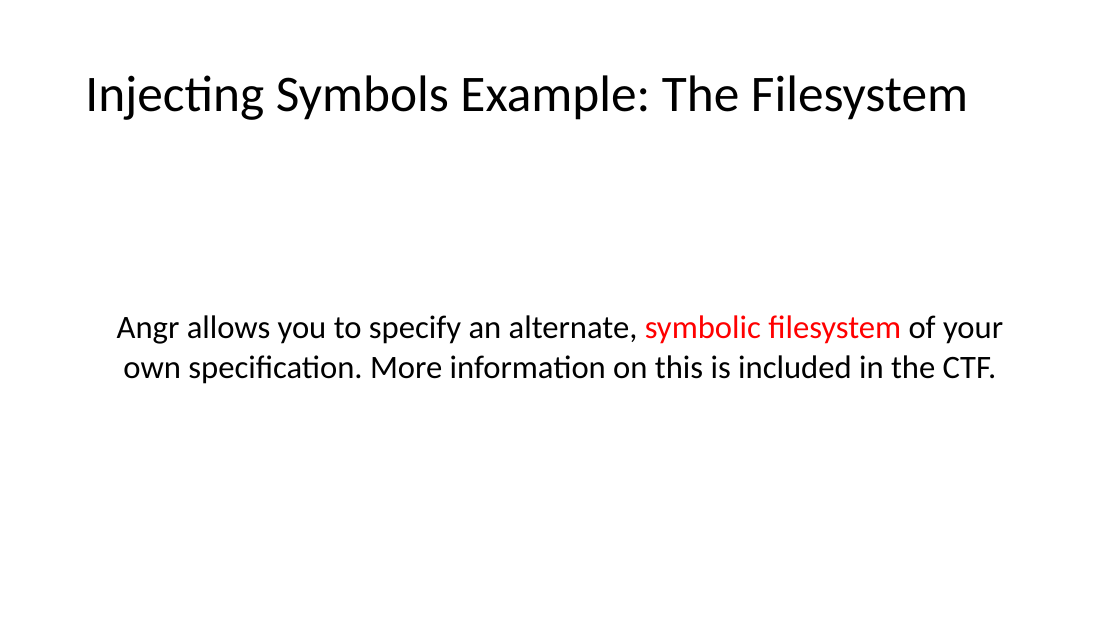
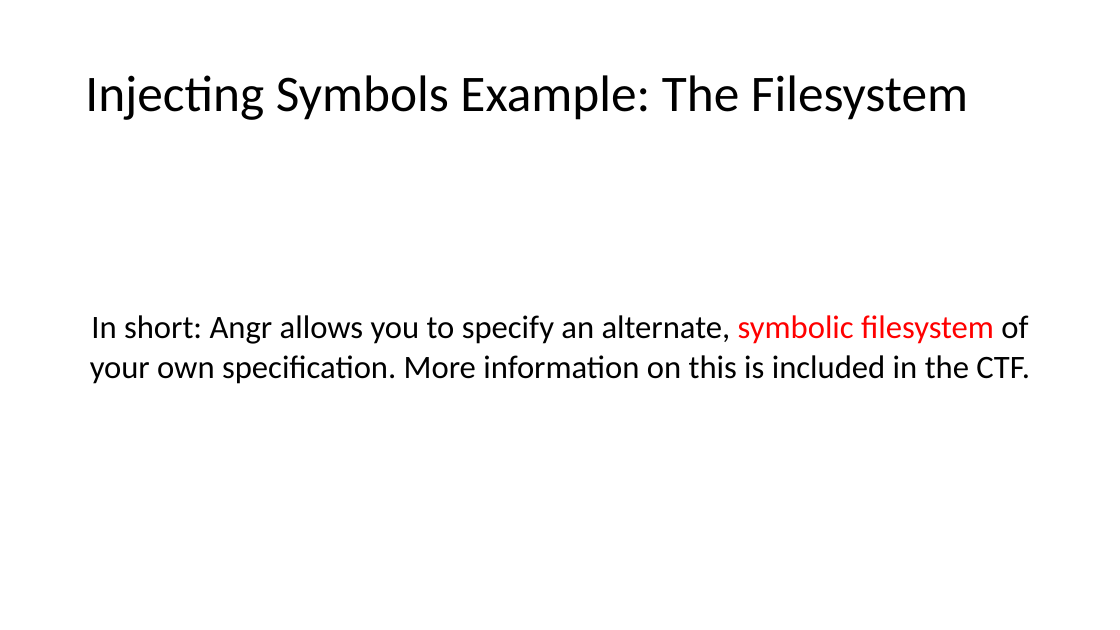
Before and after one commit to jakespringer/angr_ctf, a slide deck: slide 70 of SymbolicExecution.pptx. Drawn at 1120x630 pixels with LibreOffice and Linux fonts; fonts in the diff are those of the drawing. Boxes give left, top, right and bottom in pixels: in the first picture for what was removed or moved away, otherwise in the second. Text is boxed around its words. In the diff, an @@ line names an element or a change of style, - is before the commit and + after.

```diff
--- a/SymbolicExecution.pptx
+++ b/SymbolicExecution.pptx
@@ text at box(90, 315, 1030, 384): text changed @@
-Angr allows you to specify an alternate, symbolic filesystem of your own specification. More information on this is included in the CTF.
+In short: Angr allows you to specify an alternate, symbolic filesystem of your own specification. More information on this is included in the CTF.
```
Also in this commit, not shown: 12 other slides changed, 21 slides added.
